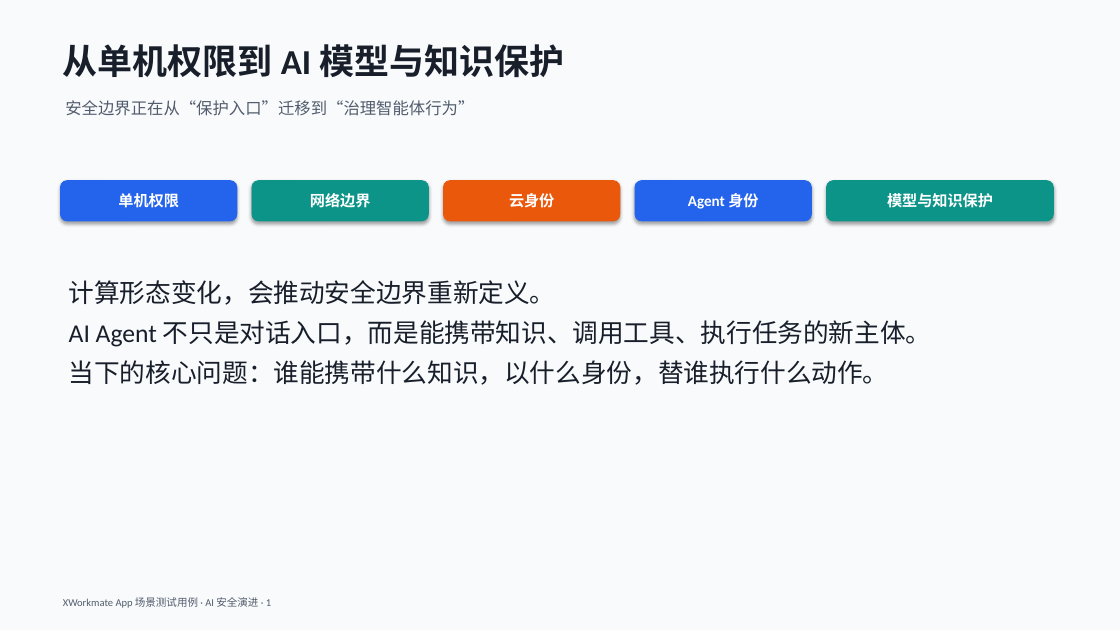
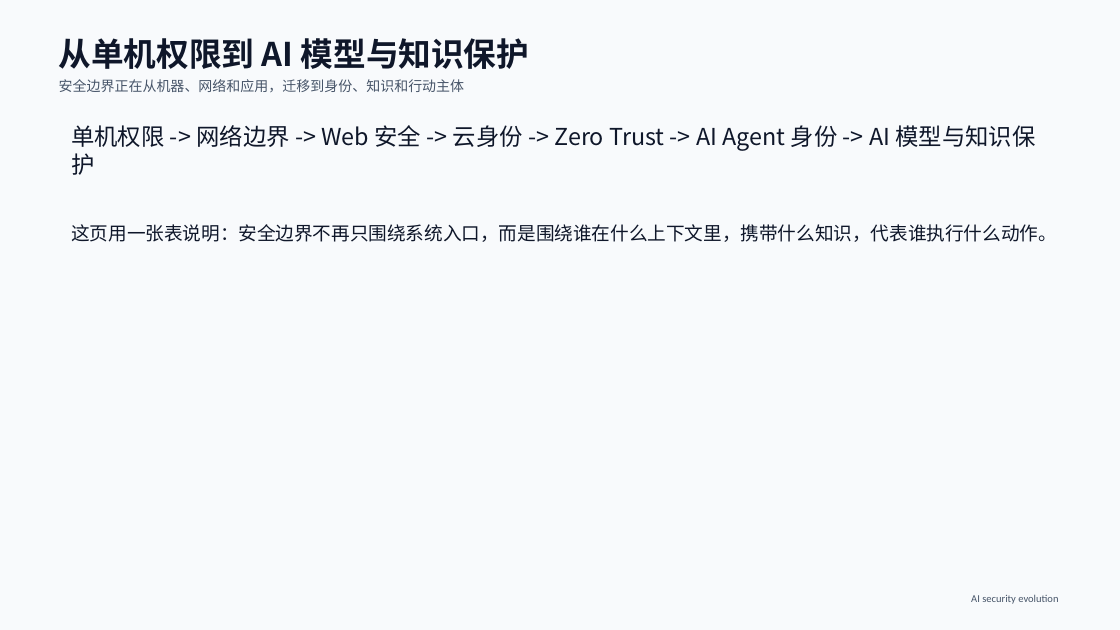
Before and after one commit to ai-workspace-lab/xworkmate-app, a slide deck: slide 1 of docs/cases/ai-security-evolution-content-scenario/ai-security-evolution-scenario.pptx. Drawn at 1120x630 pixels with LibreOffice and Linux fonts; fonts in the diff are those of the drawing. Boxes give left, top, right and bottom in pixels: in the first picture for what was removed or moved away, otherwise in the second. Text is boxed around its words. In the diff, an @@ line names an element or a change of style, - is before the commit and + after.

```diff
--- a/docs/cases/ai-security-evolution-content-scenario/ai-security-evolution-scenario.pptx
+++ b/docs/cases/ai-security-evolution-content-scenario/ai-security-evolution-scenario.pptx
@@ text at box(59, 38, 529, 69): size 30 to 28 pt, font Calibri to Noto Sans CJK SC, text colour #181F2A to #0F172A in "从单机权限到 AI 模型与知识保护" @@
@@ text at box(59, 79, 465, 92): paragraph added @@
+安全边界正在从机器、网络和应用，迁移到身份、知识和行动主体
@@ text at box(71, 125, 1057, 242): text changed; size 14 to 20 pt; font Calibri to Noto Sans CJK SC; text colour #525C6C to #0F172A @@
-安全边界正在从“保护入口”迁移到“治理智能体行为”
+单机权限 -> 网络边界 -> Web 安全 -> 云身份 -> Zero Trust -> AI Agent 身份 -> AI 模型与知识保护
+这页用一张表说明：安全边界不再只围绕系统入口，而是围绕谁在什么上下文里，携带什么知识，代表谁执行什么动作。
@@ rounded rectangle removed at box(60, 181, 237, 221) @@
-单机权限
@@ rounded rectangle removed at box(252, 181, 429, 221) @@
-网络边界
@@ rounded rectangle removed at box(444, 181, 620, 221) @@
-云身份
@@ rounded rectangle removed at box(635, 181, 812, 221) @@
-Agent 身份
@@ rounded rectangle removed at box(827, 181, 1054, 221) @@
-模型与知识保护
@@ text removed at box(69, 280, 932, 385) @@
-计算形态变化，会推动安全边界重新定义。
-AI Agent 不只是对话入口，而是能携带知识、调用工具、执行任务的新主体。
-当下的核心问题：谁能携带什么知识，以什么身份，替谁执行什么动作。
@@ text removed at box(63, 597, 271, 608) @@
-XWorkmate App 场景测试用例 · AI 安全演进 · 1
@@ text added at box(971, 595, 1058, 604), 9 pt, text #475569 @@
+AI security evolution
```
Also in this commit, not shown: 1 other slide changed, 3 slides added, 4 slides removed, 11 other files.
